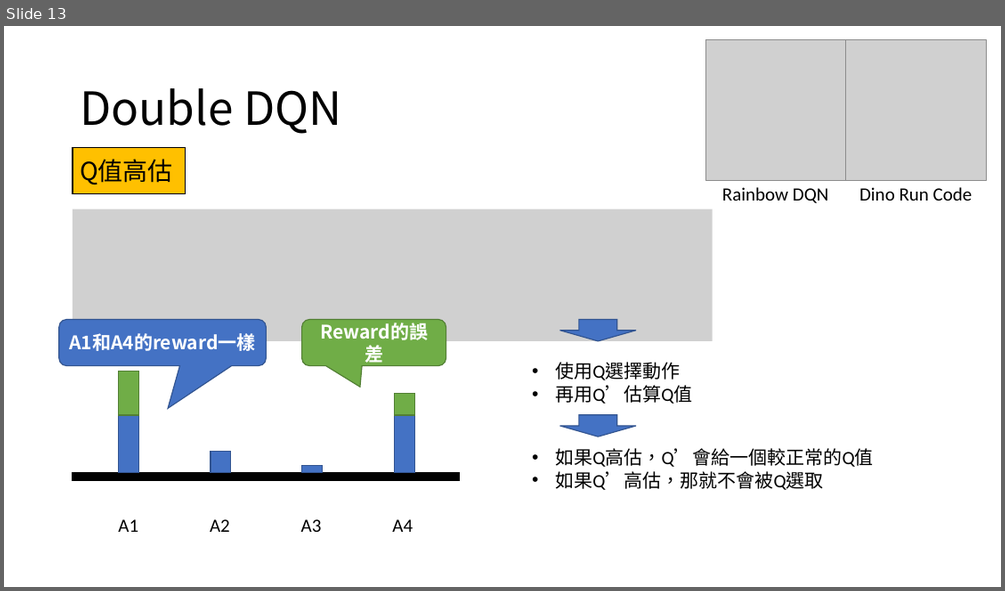
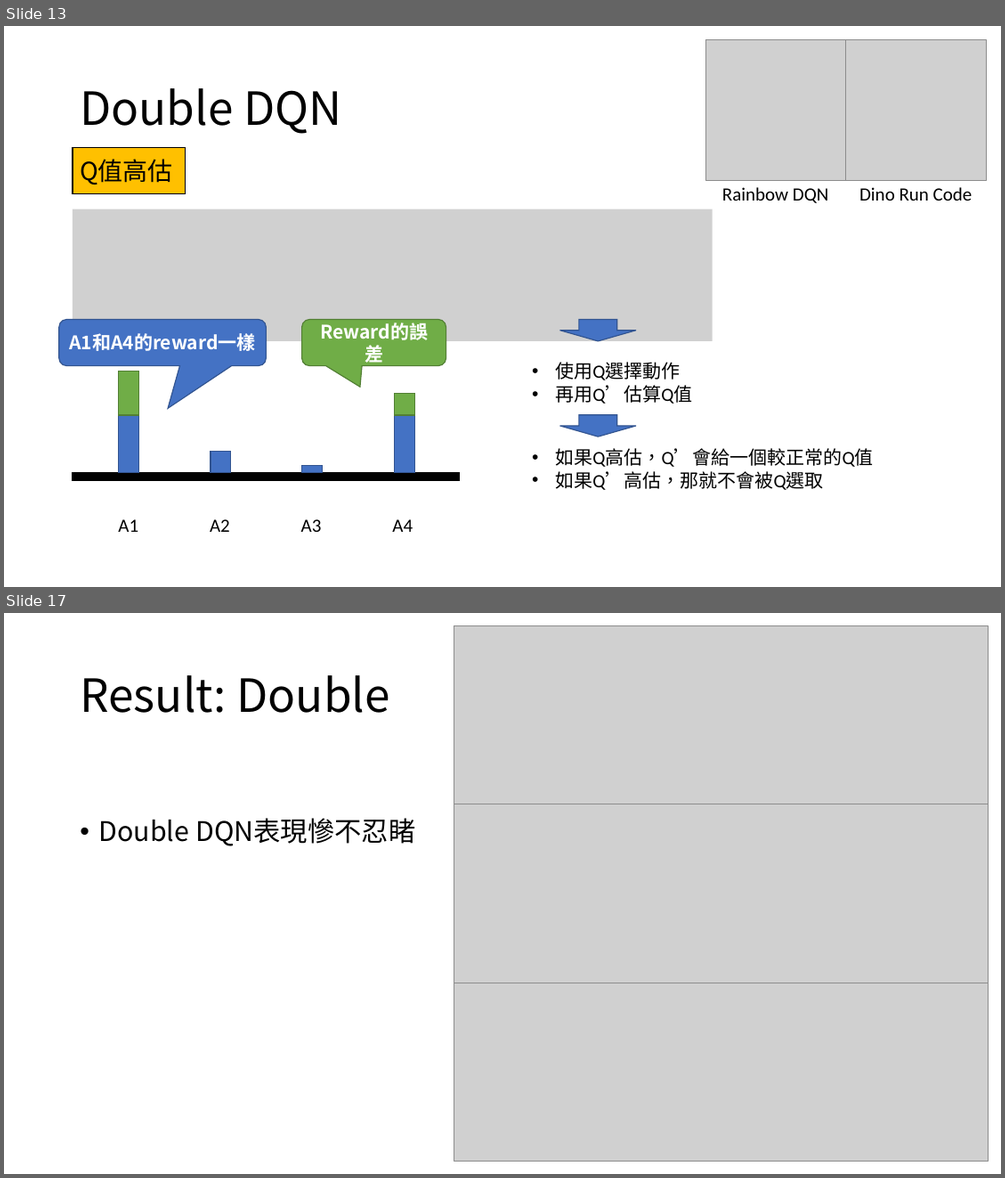
Before and after one commit to 312707047/Dino-Run-with-Rainbow-DQN, a slide deck: 107302002.pptx. Shown one above the other, each under a label of ours: slide 13 before the commit, slides 13 and 17 after it; the slides between them are not shown. The pictures are 1005x591 and 1005x1178 pixels, drawn with LibreOffice and Linux fonts; fonts in the diff are those of the drawing; grey boxes stand for pictures. Boxes give left, top, right and bottom in pixels: in the first picture for what was removed or moved away, otherwise in the second. Text is boxed around its words. In the diff, an @@ line names an element or a change of style, - is before the commit and + after.

```diff
--- a/107302002.pptx
+++ b/107302002.pptx
@@ slide 17 added at [4, 613, 1001, 1174], background #FFFFFF @@
@@ picture added at [454, 626, 989, 804] @@
@@ title added at [80, 675, 390, 713], 44 pt, text #000000 @@
+Result: Double
@@ text added at [98, 818, 415, 846], 26 pt, text #000000 @@
+• Double DQN表現慘不忍睹
@@ picture added at [454, 804, 989, 982] @@
@@ picture added at [454, 982, 989, 1160] @@
```
Also in this commit, not shown: 2 slides changed, 5 other slides added, 25 other files.
